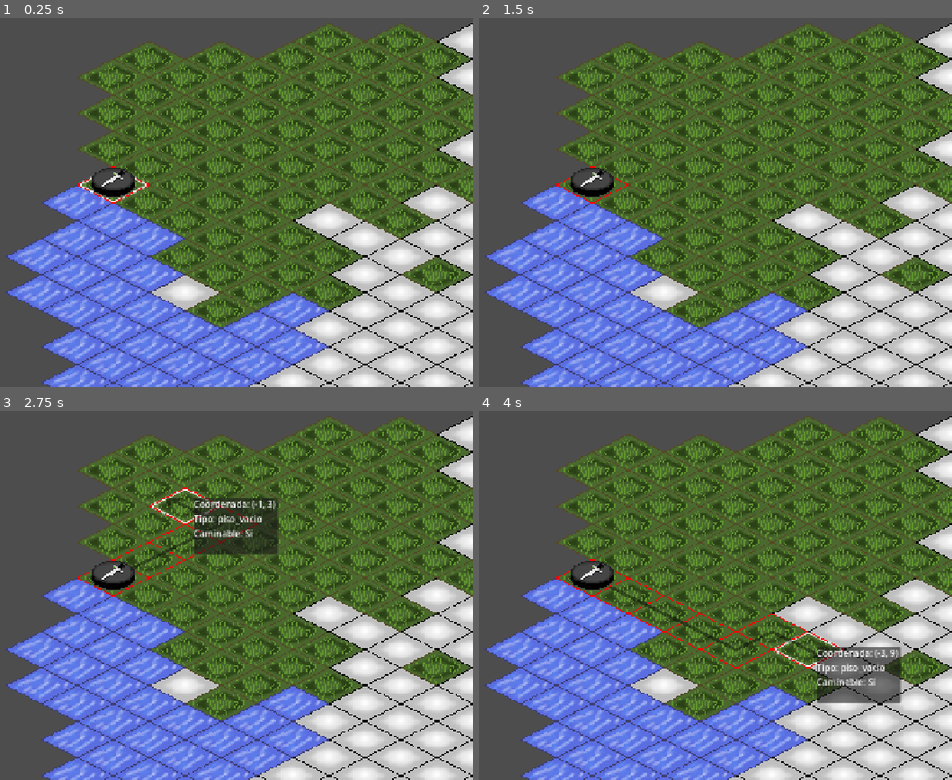
Above: before the commit, frames 1-4 (two rows, left to right).
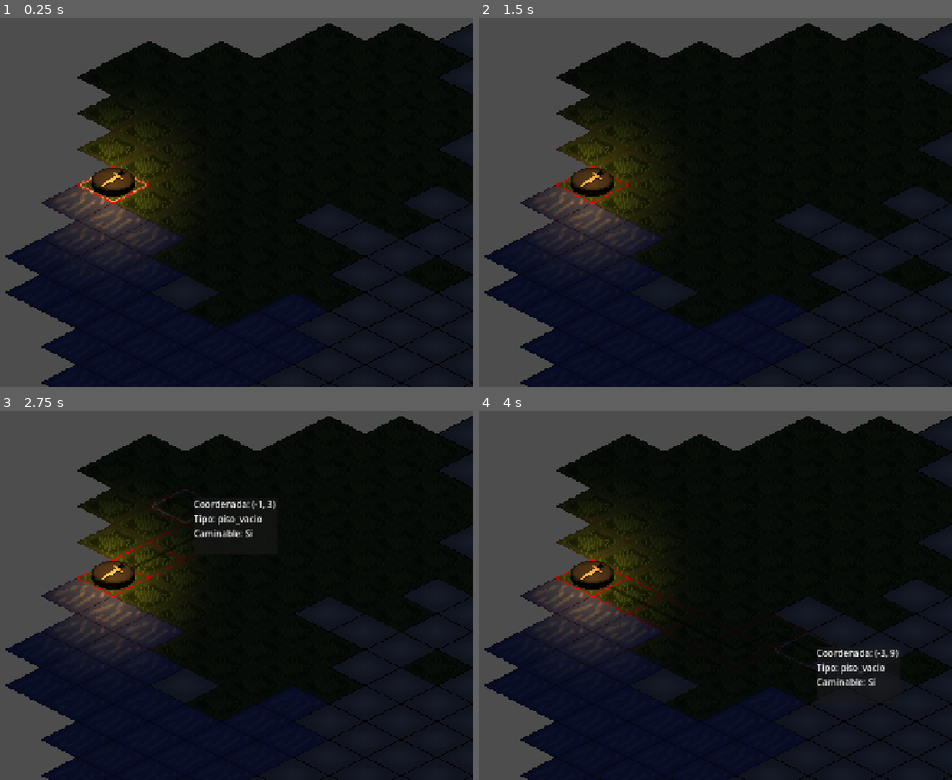
Above: after the commit, the same moments.

Repository: Jhonch1s/Exhume.edu
Game: Godot game, scene res://scenes/escenario_base/escenario_base.tscn
Same seed, same stepped clock (60 frames per second), same inputs: the game is played once before the commit and once after it.
Inputs (mouse positions are in pixels of both pictures, inside the frame that each line leads up to):
- Up to frame 1 (0.25 s): no input
- Up to frame 2 (1.5 s): tap Enter at 0.5 s; move the mouse to (748, 165) at 0.52 s; click (748, 165) at 0.67 s; tap Space at 1.25 s; move the mouse to (outside the picture) at 1.27 s; click (outside the picture) at 1.42 s
- Up to frame 3 (2.75 s): tap Enter at 2 s; move the mouse to (184, 488) at 2.02 s; click (184, 488) at 2.17 s
- Up to frame 4 (4 s): tap Space at 2.75 s; move the mouse to (554, 658) at 2.77 s; click (554, 658) at 2.92 s; tap Enter at 3.5 s; move the mouse to (810, 639) at 3.52 s; click (810, 639) at 3.67 s

The runs differ from the first frame. In frame 1, 79% of the frame differs, in the area x 1-100%, y 1-100%; in frame 2, 79%; in frame 3, 79%; in frame 4, 79%.

Commit message:
feature1_MP/luz antorcha, fondo oscuro, energia antorcha y personaje

Diff:
--- a/scenes/escenario_base/escenario_base.gd
+++ b/scenes/escenario_base/escenario_base.gd
@@ -137,10 +137,18 @@
 func _on_ficha_paso_dado (nueva_coord: Vector2i)->void:
 	#logica de antorcha
 	ficha_jugador.pasos_antorcha_actual -=1
-	print("Paso dado en:", nueva_coord, ". pasos de anrocha restantes: ",ficha_jugador.pasos_antorcha_actual)
 
-	if ficha_jugador.pasos_antorcha_actual<=0:
+	# reducir progresivamente el radio de la luz según se agote la antorcha:
+	if ficha_jugador.has_node("PointLight2D"):
+		var luz = ficha_jugador.get_node("PointLight2D")
+		var porcentaje_restante = float(ficha_jugador.pasos_antorcha_actual) / 50.0
+		luz.texture_scale = max(0.5, 2.5 * porcentaje_restante)
+
+	if ficha_jugador.pasos_antorcha_actual <= 0:
 		print("Antorcha consumida")
+		# apagar la luz por completo
+		if ficha_jugador.has_node("PointLight2D"):
+			ficha_jugador.get_node("PointLight2D").enabled = false
 
 func centrar_camara_en_ficha() -> void:
 	if ficha_jugador and camera_2d:
--- a/scenes/escenario_base/escenario_base.tscn
+++ b/scenes/escenario_base/escenario_base.tscn
@@ -105,3 +105,6 @@
 [node name="TextoInfo" type="Label" parent="CanvasLayer/PanelDetalle" unique_id=880245950]
 custom_minimum_size = Vector2(150, 0)
 layout_mode = 2
+
+[node name="CanvasModulate" type="CanvasModulate" parent="." unique_id=1869572455]
+color = Color(0.08235294, 0.105882354, 0.15686275, 1)
--- a/scenes/ficha/ficha.gd
+++ b/scenes/ficha/ficha.gd
@@ -8,6 +8,8 @@
 var fue: int = 3
 var des: int = 4
 var vol: int = 2
+var energia_maxima: int = 20
+var energia_actual: int = 20
 
 #cosas de exhume
 var pv_max: int
@@ -52,6 +54,15 @@
 	esta_moviendose = true
 
 	for siguiente_coord in camino:
+
+		#para que no de mas pasos si se canso
+		if energia_actual <= 0:
+			print("sin energia para caminar mas")
+			break
+		#restamos energia por maso
+		energia_actual -= 1
+		print("energia actual: ", energia_actual)
+
 		var destino_pixeles = capa_referencia.map_to_local(siguiente_coord)
 
 		#aca animamos movimiento de una celda a la que siga
--- a/scenes/ficha/ficha.tscn
+++ b/scenes/ficha/ficha.tscn
@@ -2,6 +2,19 @@
 
 [ext_resource type="Script" uid="uid://bb033fqcyohtd" path="res://scenes/ficha/ficha.gd" id="1_2ahgq"]
 [ext_resource type="Texture2D" uid="uid://b3t86fanvckjf" path="res://assets/test/fichas_isometric.png" id="1_d3vww"]
+[ext_resource type="Script" uid="uid://pt55gwl3sti3" path="res://scenes/ficha/luz_antorcha.gd" id="3_bh6u4"]
+
+[sub_resource type="Gradient" id="Gradient_2ahgq"]
+offsets = PackedFloat32Array(0.0072115385, 0.8293269)
+colors = PackedColorArray(1, 1, 0.74509805, 1, 0, 0, 0, 0)
+
+[sub_resource type="GradientTexture2D" id="GradientTexture2D_85xdd"]
+gradient = SubResource("Gradient_2ahgq")
+width = 256
+height = 256
+fill = 1
+fill_from = Vector2(0.5, 0.5)
+fill_to = Vector2(1, 0.5)
 
 [node name="Ficha" type="Node2D" unique_id=1112424073]
 script = ExtResource("1_2ahgq")
@@ -11,3 +24,9 @@
 texture = ExtResource("1_d3vww")
 hframes = 3
 vframes = 4
+
+[node name="PointLight2D" type="PointLight2D" parent="." unique_id=360061408]
+color = Color(1, 0.6, 0.2, 1)
+energy = 1.2
+texture = SubResource("GradientTexture2D_85xdd")
+script = ExtResource("3_bh6u4")
--- /dev/null
+++ b/scenes/ficha/luz_antorcha.gd
@@ -0,0 +1,17 @@
+extends PointLight2D
+
+#velocidad del parpadeo
+var tiempo: float = 0.0
+
+#delta es el tiempo que tomo renderizar el ultimo fotograma (basicamente pa que ande bien en todas las pc a la misma vez aunque tengas una tostadora)
+func _process(delta: float) -> void:
+	tiempo += delta * 12.0 #lo multiplicamos por 12 pa que se mueva bien rico (sin el x12 va muy lento)
+
+	#variación suave de intensidad combinando una onda senoidal y un poco de ruido aleatorio
+	#sin(tiempo) es para la onda que sube y baja suavemente
+	#ranf_range(-0.05, 0.05) es para generar un numero aleatorio en ese rango para que parezca mas realista con un parpadeo en la luz
+	var variacion = sin(tiempo) * 0.1 + randf_range(-0.05, 0.05)
+
+	#mantiene la energía base alrededor de 1.3 con pequeñas oscilaciones
+	#energy es nativa de godot
+	energy = 1.3 + variacion
Not shown, added: scenes/ficha/luz_antorcha.gd.uid
